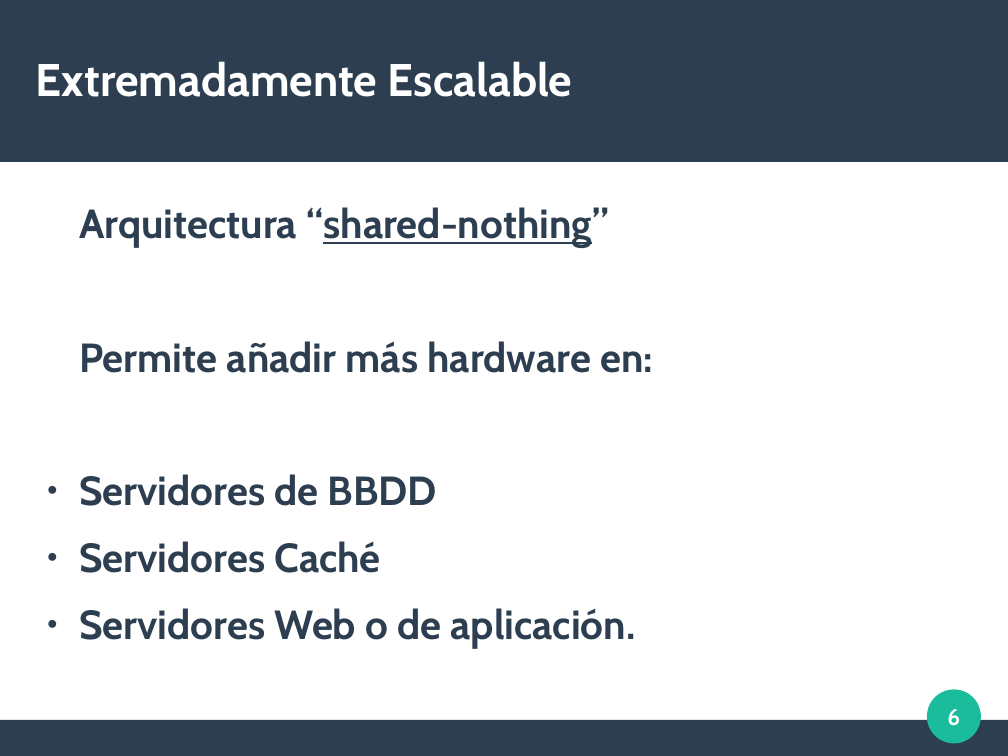
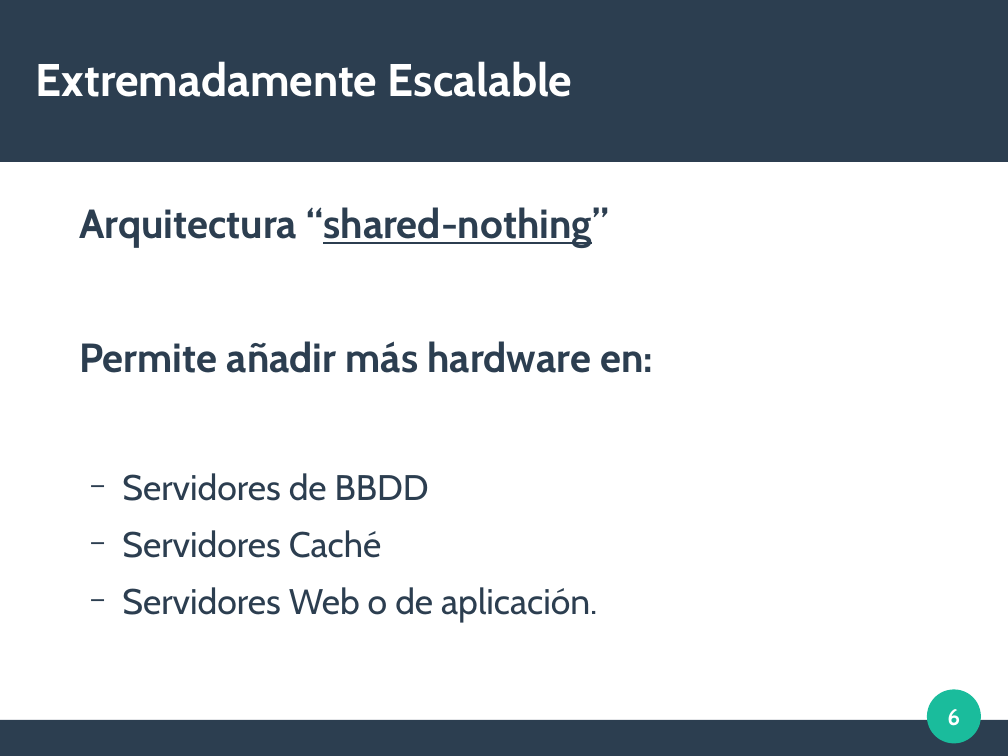
Before and after one commit to albeerto26/DjangoServerHeroku, a slide deck: slide 6 of diapos/Introduccion Django.odp. Drawn at 1008x756 pixels with LibreOffice and Linux fonts; fonts in the diff are those of the drawing. Boxes give left, top, right and bottom in pixels: in the first picture for what was removed or moved away, otherwise in the second. Text is boxed around its words. In the diff, an @@ line names an element or a change of style, - is before the commit and + after.

```diff
--- a/diapos/Introduccion Django.odp
+++ b/diapos/Introduccion Django.odp
@@ text at [122,473,597,622]: size 32 to 28 pt, bold off in "Servidores de BBDD", "Servidores Caché", "Servidores Web o de aplicación."; bullet ● to −; list level 1 to 2 in "Servidores de BBDD"; list level 1 to 2 in "Servidores Caché"; list level 1 to 2 in "Servidores Web o de aplicación." @@
```
Also in this commit, not shown: 4 other slides changed, 1 other file.
